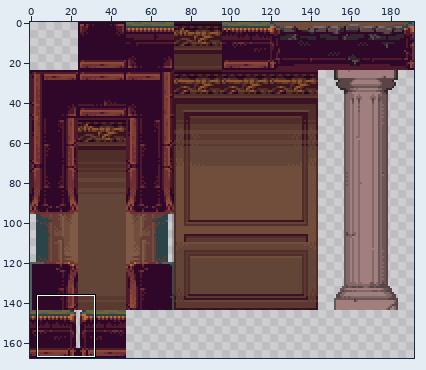
One commit to this sprite sheet: sprites/spr_hotel_tileset/a88ebcae-9aba-4759-83c3-f82ef6fb934e.png. Above: a wide view before the commit, with the close-up outlined.
Close-up. Earlier state:
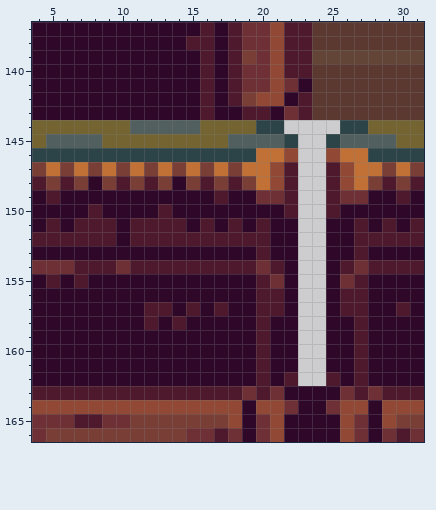
The file is 192x168 pixels. Colours within 5 levels of each other are drawn and written as one. Shown: x 4..31, y 137..166.
After:
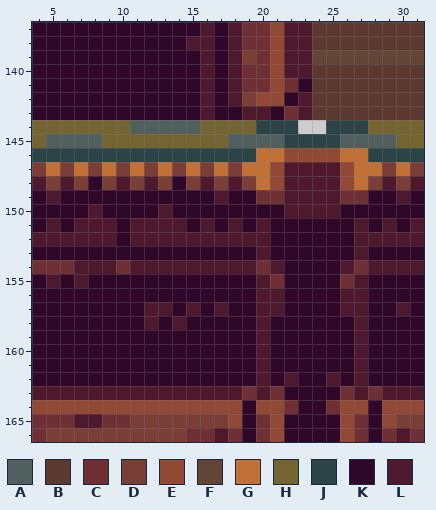
Palette (. is transparent): A #525f5f  B #5b3931  C #6e3035  D #793e35  E #914935  F #624537  G #c17135  H #736431  J #2c4348  K #2f0729  L #4e182d
The exact change:
@@ x 20..27 @@
 143 LKCLBBBB
-144 JJ....JJ
-145 AAJ..JAA
-146 GGE..EGG
-147 GEL..LEG
-148 GEL..LEG
-149 CCL..LCC
-150 KKL..LKK
-151 LKK..KKL
-152 LKK..KKL
-153 LKK..KKL
-154 CLK..KLC
-155 LCK..KCL
-156 LLK..KLL
-157 LLK..KLL
-158 LKK..KKL
-159 LKK..KKL
-160 LKK..KKL
-161 LKK..KKL
-162 LKL..LKL
+144 JJJ..JJJ
+145 AAJJJJAA
+146 GGEEEEGG
+147 GELLLLEG
+148 GELLLLEG
+149 CCLLLLCC
+150 KKLLLLKK
+151 LKKKKKKL
+152 LKKKKKKL
+153 LKKKKKKL
+154 CLKKKKLC
+155 LCKKKKCL
+156 LLKKKKLL
+157 LLKKKKLL
+158 LKKKKKKL
+159 LKKKKKKL
+160 LKKKKKKL
+161 LKKKKKKL
+162 LKLKKLKL
 163 LCKKKKCL
Where, in picture pixels (left, top, right, bottom), the same in both close-ups:
added: (284, 120, 340, 386)
